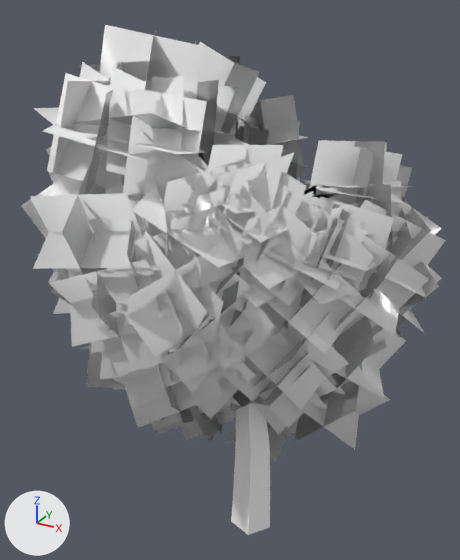
An edit to the FBX model Assets/Art Assets/3D/Lil Trees/M_Tree2_CO.fbx, drawn before and after from the same camera.
Rendered twice from a camera (50 mm lens) standing at (13.44, -5.69, 11.22) and looking at (7.16, 5.74, 5.51). Arrows for +X, +Y and +Z are at lower left; the lights stay in place. Vertices at the same position are counted once.

Script lines for the objects in view, before the commit:
```python
me_mesh = bpy.data.meshes.new('Mesh')
me_mesh.from_pydata(...)  # 3283 vertices, 968 faces; spans x -3.25..3.59, y 0.0..9.18, z -4.66..2.64
# faces by material slot: [750, 218]
me_mesh.materials.append(mat_principledshader)  # white #ffffff
me_mesh.materials.append(mat_principledshader_001)  # white #ffffff
ob_quick_basic_tree1 = bpy.data.objects.new('quick_basic_tree1', me_mesh)
ob_quick_basic_tree1.location = (7.39, 4.66, 0.0)
ob_quick_basic_tree1.rotation_euler = (1.571, 0.0, 0.0)  # degrees (90, 0, 0)
ob_quick_basic_tree1.scale = (1.18, 1.18, 1.18)
```
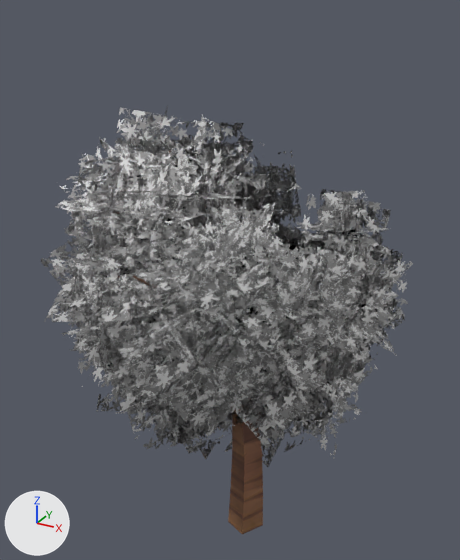
The edits, one by one:
Picture 'Ray_Cap_LeafPrint.PNG' (img_ray_cap_leafprint_png) is new.
Picture 'Taylor_Cap_Woodtexture.png' (img_taylor_cap_woodtexture_png) is new.
Material 'pasted__STLeaves' (mat_pasted__stleaves) is new.
Its texture is img_ray_cap_leafprint_png (with its transparency).
Material 'pasted__STWood' (mat_pasted__stwood) is new.
Its texture is img_taylor_cap_woodtexture_png (with its transparency).
me_mesh has 3283 vertices, 968 faces and spans x -3.25..3.59, y 0.0..9.18, z -4.66..2.64.
me_mesh is used by ob_quick_basic_tree1; location (7.39, 4.66, 0.0); rotation (1.571, 0.0, 0.0), in degrees (90, 0, 0); scale (1.18, 1.18, 1.18).
me_mesh part 1: all 750 faces that had it switch from mat_principledshader (white #ffffff) to mat_pasted__stleaves (picture img_ray_cap_leafprint_png).
me_mesh part 2: all 218 faces that had it switch from mat_principledshader_001 (white #ffffff) to mat_pasted__stwood (picture img_taylor_cap_woodtexture_png).
Object 'quick_basic_tree1' (ob_quick_basic_tree1) moves from (7.39, 4.66, 0.0) to (7.39, 4.66, -0.03).
Object 'quick_basic_tree1' (ob_quick_basic_tree1) is rescaled from (1.18, 1.18, 1.18) to (1.03, 1.03, 1.24).

Where the change shows, as pixel boxes (x1, y1, x2, y2) in the pictures (460 x 560 px):
'quick_basic_tree1', recoloured, moved, rescaled (12% narrower, 16% shorter): before (21, 25, 446, 535); after (41, 106, 413, 534)
part 1 of me_mesh, recoloured: before (21, 25, 446, 462); after (41, 106, 413, 467)
part 2 of me_mesh, recoloured: before (128, 220, 270, 535); after (113, 149, 263, 534)
